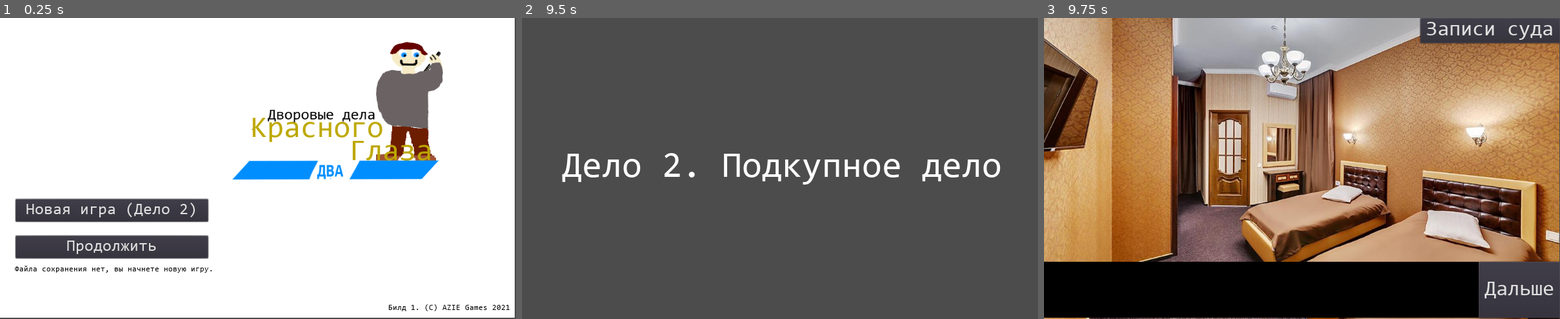
Above: before the commit, frames 1-3 (left to right).
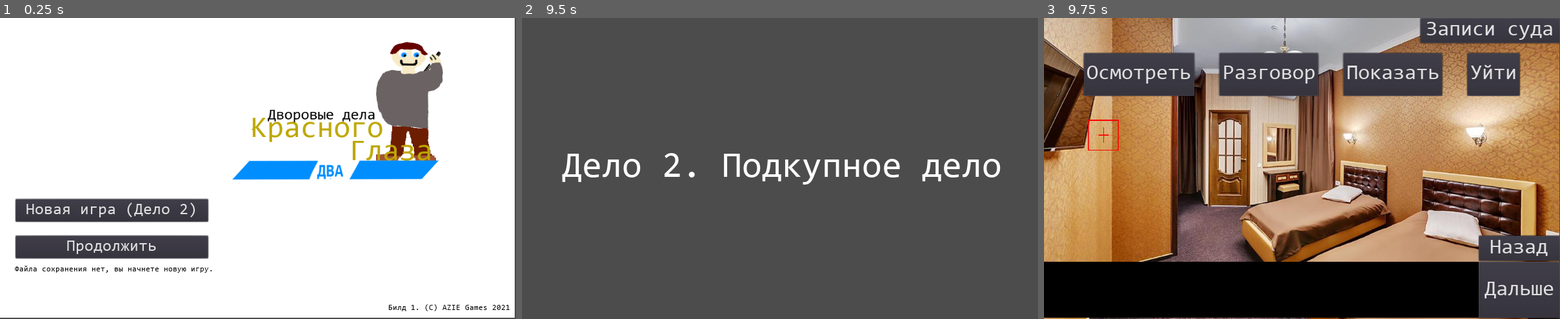
Above: after the commit, the same moments.

Repository: SuperTemich2005/DDKG2
Game: Godot game, scene res://scenes/main_menu.tscn
Two runs of this game, one before a commit and one after it. Both use one fixed random seed, a clock stepped at 60 frames per second and the inputs below. Sound files missing from this copy of the repository are replaced by a short silence.
Inputs (mouse positions are in pixels of both pictures, inside the frame that each line leads up to):
- Up to frame 1 (0.25 s): no input
- Up to frame 2 (9.5 s): click "Новая игра (Дело 2)" at 0.5 s; tap Enter at 1.25, 2.75, 4.25 s; move the mouse to (893, 153) at 1.27 s; press the mouse at (893, 153) at 1.28 s; tap Space at 2, 3.5, 5 s; move the mouse to (676, 183) at 2.02 s; release the mouse at (676, 183) at 2.03 s; click (676, 183) at 2.1 s; move the mouse to (831, 102) at 2.77 s; press the mouse at (831, 102) at 2.78 s; move the mouse to (754, 228) at 3.52 s; release the mouse at (754, 228) at 3.53 s; click (754, 228) at 3.6 s; move the mouse to (934, 213) at 4.27 s; press the mouse at (934, 213) at 4.28 s; move the mouse to (625, 123) at 5.02 s; release the mouse at (625, 123) at 5.03 s; click (625, 123) at 5.1 s; move the mouse to (805, 168) at 5.77 s; press the mouse at (805, 168) at 5.78 s; move the mouse to (702, 93) at 6.52 s; release the mouse at (702, 93) at 6.53 s; click (702, 93) at 6.6 s; move the mouse to (893, 153) at 7.27 s; press the mouse at (893, 153) at 7.28 s; move the mouse to (676, 183) at 8.02 s; release the mouse at (676, 183) at 8.03 s; click (676, 183) at 8.1 s; move the mouse to (831, 102) at 8.77 s; press the mouse at (831, 102) at 8.78 s
- Up to frame 3 (9.75 s): move the mouse to (1276, 228) at 9.52 s; release the mouse at (1276, 228) at 9.53 s; click (1276, 228) at 9.6 s

Frames 1-2 are identical in both runs. In frame 3, 12% of the frame differs, in the area x 7-100%, y 11-81%.
Error after the commit: Invalid get index '1' (on base: 'Array'). (res://scenes/investigation.gd:25)

Commit message:
added court record

Diff:
--- a/project.godot
+++ b/project.godot
@@ -24,6 +24,14 @@
 window/stretch/mode="2d"
 window/stretch/aspect="keep"
 
+[input]
+
+lmb_click={
+"deadzone": 0.5,
+"events": [ Object(InputEventMouseButton,"resource_local_to_scene":false,"resource_name":"","device":0,"alt":false,"shift":false,"control":false,"meta":false,"command":false,"button_mask":0,"position":Vector2( 0, 0 ),"global_position":Vector2( 0, 0 ),"factor":1.0,"button_index":1,"pressed":false,"doubleclick":false,"script":null)
+ ]
+}
+
 [rendering]
 
 environment/default_environment="res://default_env.tres"
--- a/scenes/case_2/222c_day1.gd
+++ b/scenes/case_2/222c_day1.gd
@@ -1,6 +1,7 @@
 extends Node2D
 var Dialogue
 var Chats
+var Shows
 func _ready():
 	Dialogue = [
 		"0",
@@ -8,7 +9,7 @@
 		"2",
 		"3",
 		"MAIN",
-		"SPLIT Tak Nie 1 2",
+		"PLIT Tak Nie 1 2",
 		"", # 6
 		"JUMP 2",
 		"7",
@@ -18,6 +19,10 @@
 		"Привет  2",
 		"Пока  4",
 		"",
+		"",
+	]
+	Shows = [
+		"badge 2",
 		"",
 	]
 	if Chats[0] != "":
@@ -33,7 +38,7 @@
 # 2) SPLIT, JUMP срабатывают раньше на 1 реплику. Текст перед JUMP лучше сделать
 # пустым
 # 3) чтобы прыгнуть на N-ную строку, надо из номера строки в редакторе
-# вычесть 7
+# вычесть 8
 
 
 
--- a/scenes/investigation.gd
+++ b/scenes/investigation.gd
@@ -20,12 +20,13 @@
 		Checked[i] = false
 	save_file = File.new()
 	save_file.open("C:/Games/ddkg2.save",File.READ)
-	print(str(save_file.get_as_text().split("-")))
-	CourtRecord = (save_file.get_as_text().split("-"))
+	print(str(save_file.get_as_text().split(";-")))
+	CourtRecord = (save_file.get_as_text().split(";-"))
+	print("Назв-е улики: "+CourtRecord[1].split(":")[0]+" опис-е улики: "+CourtRecord[1].split(":")[1])
 	for i in range(1,CourtRecord.size()):
-		get_node("frame_record/evidence_"+str(i)).animation = str(CourtRecord[i])
+		get_node("frame_record/evidence_"+str(i)).animation = str(CourtRecord[i].split(":")[0])
 	Cur = 0
-	State = "Dialogue" # Main Dialogue Examine Chat Present Move
+	State = "Dialogue" # Main Dialogue Examine Chat Show Move
 
 
 # Called every frame. 'delta' is the elapsed time since the previous frame.
@@ -82,10 +83,28 @@
 				if get_parent().Chats[i-1] != "":
 					get_parent().get_node("chat_"+str(i)).show()
 					get_parent().get_node("chat_"+str(i)).disabled = false
+		"Show":
+			$back_button.show()
+			$back_button.disabled = false
+			$investigation_buttons_container.hide()
+			$next_button.hide()
+			$next_button.disabled = true
+			$crosshair.hide()
+			$frame_record/record_show.show()
+			$frame_record/record_show.disabled = false
+
 
 func _input(event):
 	if event is InputEventMouseMotion:
 		$crosshair.position = event.position
+	if event is InputEventMouseButton and Input.is_action_pressed("lmb_click"):
+		for i in range(1,12):
+			if get_node("frame_record/evidence_"+str(i)+"/hb").get_global_rect().has_point(event.position) and CourtRecordStatus == 1:
+				print("evidence_"+str(i))
+				$frame_record/viewport.animation = get_node("frame_record/evidence_"+str(i)).animation
+				$frame_record/Label.text = CourtRecord[i].split(":")[1]
+
+
 func _on_next_button_pressed():
 	Cur+=1
 	print(get_parent().Dialogue[Cur+1].split(" ")[0])
@@ -126,6 +145,7 @@
 			$show_text/text_color.color = Color(1,0,1,1)
 			$show_text.text = $show_text.text.left($show_text.text.length()-1)
 
+
 func _on_choice_first_pressed():
 	$choice_first.disabled = true
 	$choice_second.disabled = true
@@ -150,7 +170,10 @@
 
 func _on_back_button_pressed():
 	State = "Main"
-
+	CourtRecordStatus = 0
+	$frame_record.hide()
+	$court_record.show()
+	$court_record.disabled = false
 
 func _on_button_investigate_pressed():
 	State = "Examine"
@@ -165,7 +188,34 @@
 		0:
 			CourtRecordStatus = 1
 			$frame_record.show()
-
+			$frame_record/record_show.hide()
 		1:
 			CourtRecordStatus = 0
 			$frame_record.hide()
+			$frame_record/record_show.hide()
+
+
+
+func _on_button_present_pressed():
+	CourtRecordStatus = 1
+	$frame_record.show()
+	State = "Show"
+	$court_record.hide()
+	$court_record.disabled = true
+
+
+func _on_record_show_pressed():
+	for i in range(0,get_parent().Shows.size()):
+		print($frame_record/viewport.animation+" asdasdasd "+get_parent().Shows[i].split(" ")[0])
+		if $frame_record/viewport.animation == get_parent().Shows[i].split(" ")[0]:
+			State = "Dialogue"
+			Cur = int(get_parent().Shows[i].split(" ")[-1])
+			$show_text.text = get_parent().Dialogue[Cur]
+			CourtRecordStatus = 0
+			$frame_record.hide()
+			$frame_record/record_show.hide()
+			$court_record.show()
+			$court_record.disabled = false
+			break
+		else:
+			continue
--- a/scenes/investigation.tscn
+++ b/scenes/investigation.tscn
@@ -65,6 +65,9 @@
 "speed": 5.0
 } ]
 
+[sub_resource type="CanvasItemMaterial" id=11]
+blend_mode = 3
+
 [sub_resource type="SpriteFrames" id=9]
 animations = [ {
 "frames": [  ],
@@ -77,6 +80,13 @@
 "name": "badge",
 "speed": 5.0
 } ]
+
+[sub_resource type="DynamicFont" id=10]
+font_data = ExtResource( 1 )
+
+[sub_resource type="DynamicFont" id=12]
+size = 26
+font_data = ExtResource( 1 )
 
 [node name="Node2D" type="Node2D"]
 script = ExtResource( 2 )
@@ -247,69 +257,212 @@
 }
 
 [node name="evidence_1" type="AnimatedSprite" parent="frame_record"]
-position = Vector2( 45.08, 43.3727 )
-scale = Vector2( 0.762614, 0.762614 )
-frames = SubResource( 8 )
+position = Vector2( 45.8434, 43.3727 )
+scale = Vector2( 0.762614, 0.762614 )
+frames = SubResource( 8 )
+
+[node name="hb" type="ColorRect" parent="frame_record/evidence_1"]
+material = SubResource( 11 )
+margin_left = -32.0
+margin_top = -32.0
+margin_right = 32.0
+margin_bottom = 32.0
+__meta__ = {
+"_edit_use_anchors_": false
+}
 
 [node name="evidence_2" type="AnimatedSprite" parent="frame_record"]
-position = Vector2( 118.362, 43.3727 )
-scale = Vector2( 0.762614, 0.762614 )
-frames = SubResource( 8 )
+position = Vector2( 119.125, 43.3727 )
+scale = Vector2( 0.762614, 0.762614 )
+frames = SubResource( 8 )
+
+[node name="hb" type="ColorRect" parent="frame_record/evidence_2"]
+material = SubResource( 11 )
+margin_left = -32.0
+margin_top = -32.0
+margin_right = 32.0
+margin_bottom = 32.0
+__meta__ = {
+"_edit_use_anchors_": false
+}
 
 [node name="evidence_3" type="AnimatedSprite" parent="frame_record"]
-position = Vector2( 190.118, 43.3727 )
-scale = Vector2( 0.762614, 0.762614 )
-frames = SubResource( 8 )
+position = Vector2( 190.881, 43.3727 )
+scale = Vector2( 0.762614, 0.762614 )
+frames = SubResource( 8 )
+
+[node name="hb" type="ColorRect" parent="frame_record/evidence_3"]
+material = SubResource( 11 )
+margin_left = -32.0
+margin_top = -32.0
+margin_right = 32.0
+margin_bottom = 32.0
+__meta__ = {
+"_edit_use_anchors_": false
+}
 
 [node name="evidence_4" type="AnimatedSprite" parent="frame_record"]
-position = Vector2( 261.874, 43.3727 )
-scale = Vector2( 0.762614, 0.762614 )
-frames = SubResource( 8 )
+position = Vector2( 262.637, 43.3727 )
+scale = Vector2( 0.762614, 0.762614 )
+frames = SubResource( 8 )
+
+[node name="hb" type="ColorRect" parent="frame_record/evidence_4"]
+material = SubResource( 11 )
+margin_left = -32.0
+margin_top = -32.0
+margin_right = 32.0
+margin_bottom = 32.0
+__meta__ = {
+"_edit_use_anchors_": false
+}
 
 [node name="evidence_5" type="AnimatedSprite" parent="frame_record"]
-position = Vector2( 45.0801, 114.365 )
-scale = Vector2( 0.762614, 0.762614 )
-frames = SubResource( 8 )
+position = Vector2( 45.8435, 114.365 )
+scale = Vector2( 0.762614, 0.762614 )
+frames = SubResource( 8 )
+
+[node name="hb" type="ColorRect" parent="frame_record/evidence_5"]
+material = SubResource( 11 )
+margin_left = -32.0313
+margin_top = -32.0313
+margin_right = 31.9687
+margin_bottom = 31.9687
+__meta__ = {
+"_edit_use_anchors_": false
+}
 
 [node name="evidence_6" type="AnimatedSprite" parent="frame_record"]
-position = Vector2( 117.599, 114.365 )
-scale = Vector2( 0.762614, 0.762614 )
-frames = SubResource( 8 )
+position = Vector2( 118.362, 114.365 )
+scale = Vector2( 0.762614, 0.762614 )
+frames = SubResource( 8 )
+
+[node name="hb" type="ColorRect" parent="frame_record/evidence_6"]
+material = SubResource( 11 )
+margin_left = -32.0313
+margin_top = -32.0313
+margin_right = 31.9688
+margin_bottom = 31.9687
+__meta__ = {
+"_edit_use_anchors_": false
+}
 
 [node name="evidence_7" type="AnimatedSprite" parent="frame_record"]
-position = Vector2( 189.355, 114.365 )
-scale = Vector2( 0.762614, 0.762614 )
-frames = SubResource( 8 )
+position = Vector2( 190.118, 114.365 )
+scale = Vector2( 0.762614, 0.762614 )
+frames = SubResource( 8 )
+
+[node name="hb" type="ColorRect" parent="frame_record/evidence_7"]
+material = SubResource( 11 )
+margin_left = -32.0313
+margin_top = -32.0313
+margin_right = 31.9688
+margin_bottom = 31.9687
+__meta__ = {
+"_edit_use_anchors_": false
+}
 
 [node name="evidence_8" type="AnimatedSprite" parent="frame_record"]
-position = Vector2( 261.111, 114.365 )
-scale = Vector2( 0.762614, 0.762614 )
-frames = SubResource( 8 )
+position = Vector2( 261.874, 114.365 )
+scale = Vector2( 0.762614, 0.762614 )
+frames = SubResource( 8 )
+
+[node name="hb" type="ColorRect" parent="frame_record/evidence_8"]
+material = SubResource( 11 )
+margin_left = -32.0313
+margin_top = -32.0313
+margin_right = 31.9688
+margin_bottom = 31.9687
+__meta__ = {
+"_edit_use_anchors_": false
+}
 
 [node name="evidence_9" type="AnimatedSprite" parent="frame_record"]
-position = Vector2( 45.0801, 184.594 )
-scale = Vector2( 0.762614, 0.762614 )
-frames = SubResource( 8 )
+position = Vector2( 45.8435, 184.594 )
+scale = Vector2( 0.762614, 0.762614 )
+frames = SubResource( 8 )
+
+[node name="hb" type="ColorRect" parent="frame_record/evidence_9"]
+material = SubResource( 11 )
+margin_left = -32.0313
+margin_top = -32.0313
+margin_right = 31.9687
+margin_bottom = 31.9687
+__meta__ = {
+"_edit_use_anchors_": false
+}
 
 [node name="evidence_10" type="AnimatedSprite" parent="frame_record"]
-position = Vector2( 116.836, 185.358 )
-scale = Vector2( 0.762614, 0.762614 )
-frames = SubResource( 8 )
+position = Vector2( 117.599, 185.358 )
+scale = Vector2( 0.762614, 0.762614 )
+frames = SubResource( 8 )
+
+[node name="hb" type="ColorRect" parent="frame_record/evidence_10"]
+material = SubResource( 11 )
+margin_left = -32.0313
+margin_top = -32.0313
+margin_right = 31.9687
+margin_bottom = 31.9687
+__meta__ = {
+"_edit_use_anchors_": false
+}
 
 [node name="evidence_11" type="AnimatedSprite" parent="frame_record"]
-position = Vector2( 189.355, 185.358 )
-scale = Vector2( 0.762614, 0.762614 )
-frames = SubResource( 8 )
+position = Vector2( 190.118, 185.358 )
+scale = Vector2( 0.762614, 0.762614 )
+frames = SubResource( 8 )
+
+[node name="hb" type="ColorRect" parent="frame_record/evidence_11"]
+material = SubResource( 11 )
+margin_left = -32.0313
+margin_top = -32.0313
+margin_right = 31.9688
+margin_bottom = 31.9687
+__meta__ = {
+"_edit_use_anchors_": false
+}
 
 [node name="evidence_12" type="AnimatedSprite" parent="frame_record"]
-position = Vector2( 261.111, 185.358 )
-scale = Vector2( 0.762614, 0.762614 )
-frames = SubResource( 8 )
+position = Vector2( 261.874, 185.358 )
+scale = Vector2( 0.762614, 0.762614 )
+frames = SubResource( 8 )
+
+[node name="hb" type="ColorRect" parent="frame_record/evidence_12"]
+material = SubResource( 11 )
+margin_left = -32.0313
+margin_top = -32.0313
+margin_right = 31.9688
+margin_bottom = 31.9687
+__meta__ = {
+"_edit_use_anchors_": false
+}
 
 [node name="viewport" type="AnimatedSprite" parent="frame_record"]
 position = Vector2( 440.131, 79.4598 )
 scale = Vector2( 0.761002, 0.761002 )
 frames = SubResource( 9 )
+
+[node name="Label" type="Label" parent="frame_record"]
+margin_left = 306.0
+margin_top = 157.0
+margin_right = 576.0
+margin_bottom = 283.0
+custom_fonts/font = SubResource( 10 )
+autowrap = true
+clip_text = true
+__meta__ = {
+"_edit_use_anchors_": false
+}
+
+[node name="record_show" type="Button" parent="frame_record"]
+margin_left = 14.0
+margin_top = 225.0
+margin_right = 150.0
+margin_bottom = 287.0
+custom_fonts/font = SubResource( 12 )
+text = "Показать"
+__meta__ = {
+"_edit_use_anchors_": false
+}
 [connection signal="pressed" from="next_button" to="." method="_on_next_button_pressed"]
 [connection signal="pressed" from="back_button" to="." method="_on_back_button_pressed"]
 [connection signal="pressed" from="court_record" to="." method="_on_court_record_pressed"]
@@ -317,3 +470,5 @@
 [connection signal="pressed" from="choice_second" to="." method="_on_choice_second_pressed"]
 [connection signal="pressed" from="investigation_buttons_container/button_investigate" to="." method="_on_button_investigate_pressed"]
 [connection signal="pressed" from="investigation_buttons_container/button_chat" to="." method="_on_button_chat_pressed"]
+[connection signal="pressed" from="investigation_buttons_container/button_present" to="." method="_on_button_present_pressed"]
+[connection signal="pressed" from="frame_record/record_show" to="." method="_on_record_show_pressed"]
--- a/scenes/main_menu.gd
+++ b/scenes/main_menu.gd
@@ -12,7 +12,7 @@
 	save_file = File.new()
 	save_file.open("C:/Games/ddkg2.save", File.READ)
 	if save_file.file_exists("C:/Games/ddkg2.save"):
-		$save_info.text = save_file.get_as_text().split("-")[0]+" дело."
+		$save_info.text = save_file.get_as_text().split(";-")[0]+" дело."
 
 
 
@@ -23,5 +23,5 @@
 
 func _on_new_game_pressed():
 	save_file.open("C:/Games/ddkg2.save", File.WRITE)
-	save_file.store_string("2-badge")
+	save_file.store_string("2;-badge:Значок, который есть у каждого дежурного. Номер значка Артёма - 12. Док-во его профессии")
 	get_tree().change_scene("res://scenes/case_2/introduction.tscn")
Not shown: 1 places in scenes/investigation.tscn that only renumber resources
